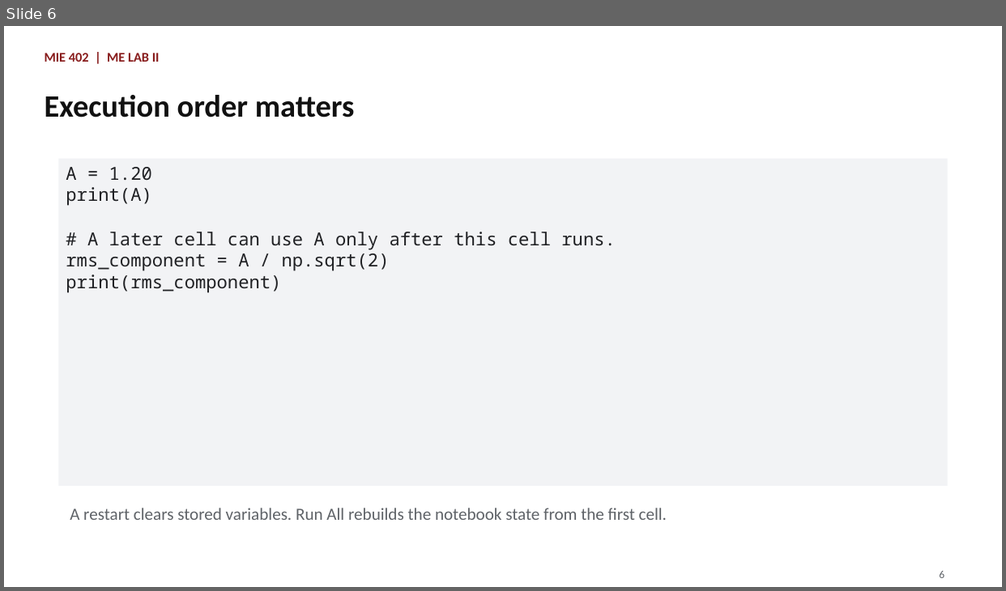
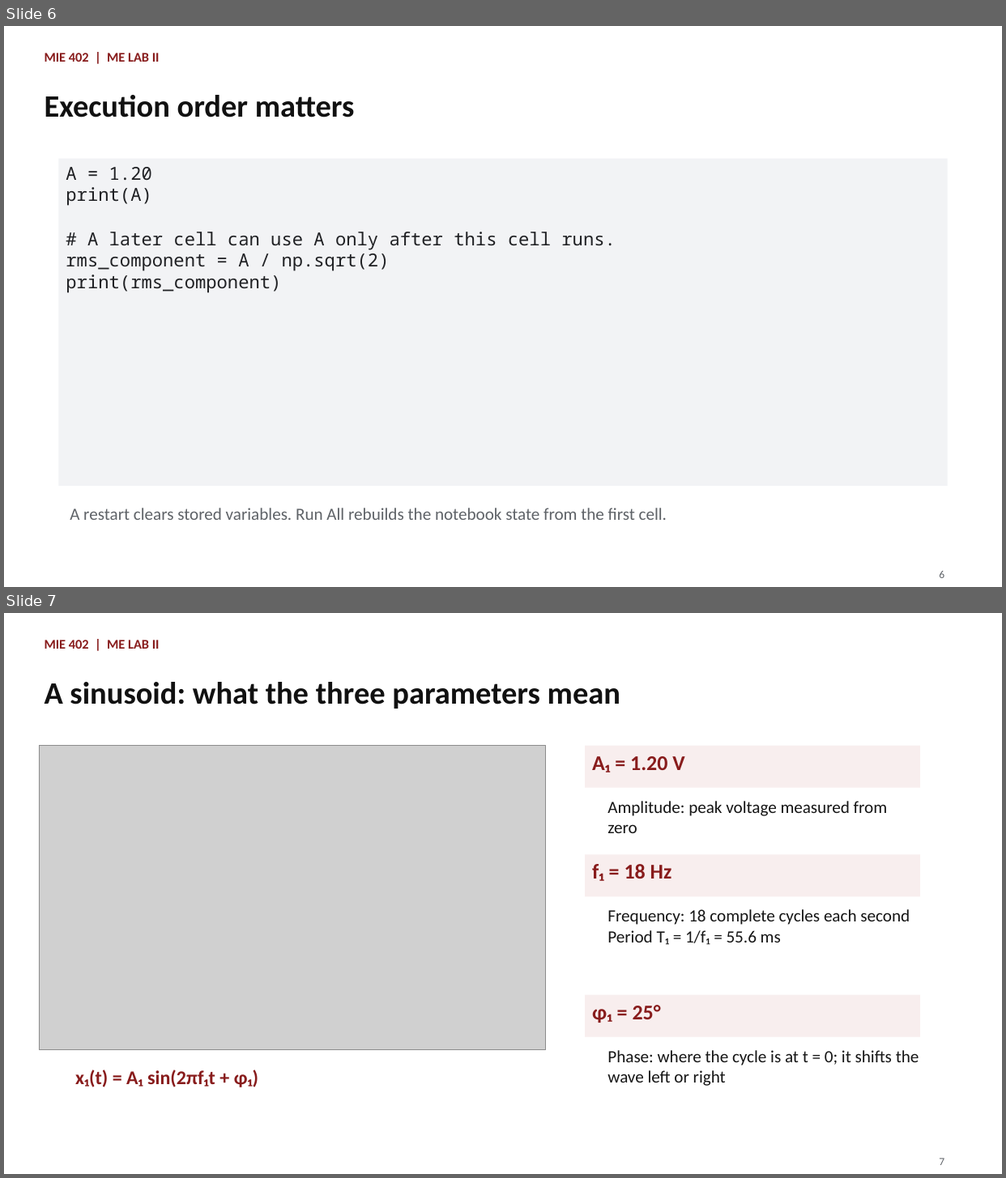
Before and after one commit to Ehsan-Roohi/MIE402-Lab, a slide deck: site/docs/MIE402_Lecture02_Sampling_Jupyter_PreLab1_Fall2026.pptx. Shown one above the other, each under a label of ours: slide 6 before the commit, slides 6 and 7 after it. The pictures are 1006x591 and 1006x1178 pixels, drawn with LibreOffice and Linux fonts; fonts in the diff are those of the drawing; grey boxes stand for pictures. Boxes give left, top, right and bottom in pixels: in the first picture for what was removed or moved away, otherwise in the second. Text is boxed around its words. In the diff, an @@ line names an element or a change of style, - is before the commit and + after.

```diff
--- a/site/docs/MIE402_Lecture02_Sampling_Jupyter_PreLab1_Fall2026.pptx
+++ b/site/docs/MIE402_Lecture02_Sampling_Jupyter_PreLab1_Fall2026.pptx
@@ slide 7 added at box(4, 613, 1002, 1174), background #FFFFFF @@
@@ text added at box(44, 640, 160, 649), 12.8 pt, text #881C1C, bold @@
+MIE 402 | ME LAB II
@@ text added at box(44, 682, 620, 709), 30 pt, text #111111, bold @@
+A sinusoid: what the three parameters mean
@@ picture added at box(39, 746, 546, 1050) @@
@@ rectangle added at box(585, 746, 920, 787), fill #F8EEEE, 20.2 pt, text #881C1C, bold @@
+A₁ = 1.20 V
@@ text added at box(607, 801, 887, 833), 16.5 pt, text #161616 @@
+Amplitude: peak voltage measured from zero
@@ rectangle added at box(585, 855, 920, 897), fill #F8EEEE, 20.2 pt, text #881C1C, bold @@
+f₁ = 18 Hz
@@ text added at box(607, 909, 910, 945), 16.5 pt, text #161616 @@
+Frequency: 18 complete cycles each second
+Period T₁ = 1/f₁ = 55.6 ms
@@ rectangle added at box(585, 995, 920, 1037), fill #F8EEEE, 20.2 pt, text #881C1C, bold @@
+φ₁ = 25°
@@ text added at box(75, 1070, 258, 1088), 18.8 pt, text #881C1C, bold @@
+x₁(t) = A₁ sin(2πf₁t + φ₁)
@@ text added at box(607, 1050, 919, 1086), 16.5 pt, text #161616 @@
+Phase: where the cycle is at t = 0; it shifts the wave left or right
@@ text added at box(939, 1158, 944, 1165), 10.5 pt, text #5F6368 @@
+7
```
Also in this commit, not shown: 18 slides changed, 1 other slide added, 11 other files.
